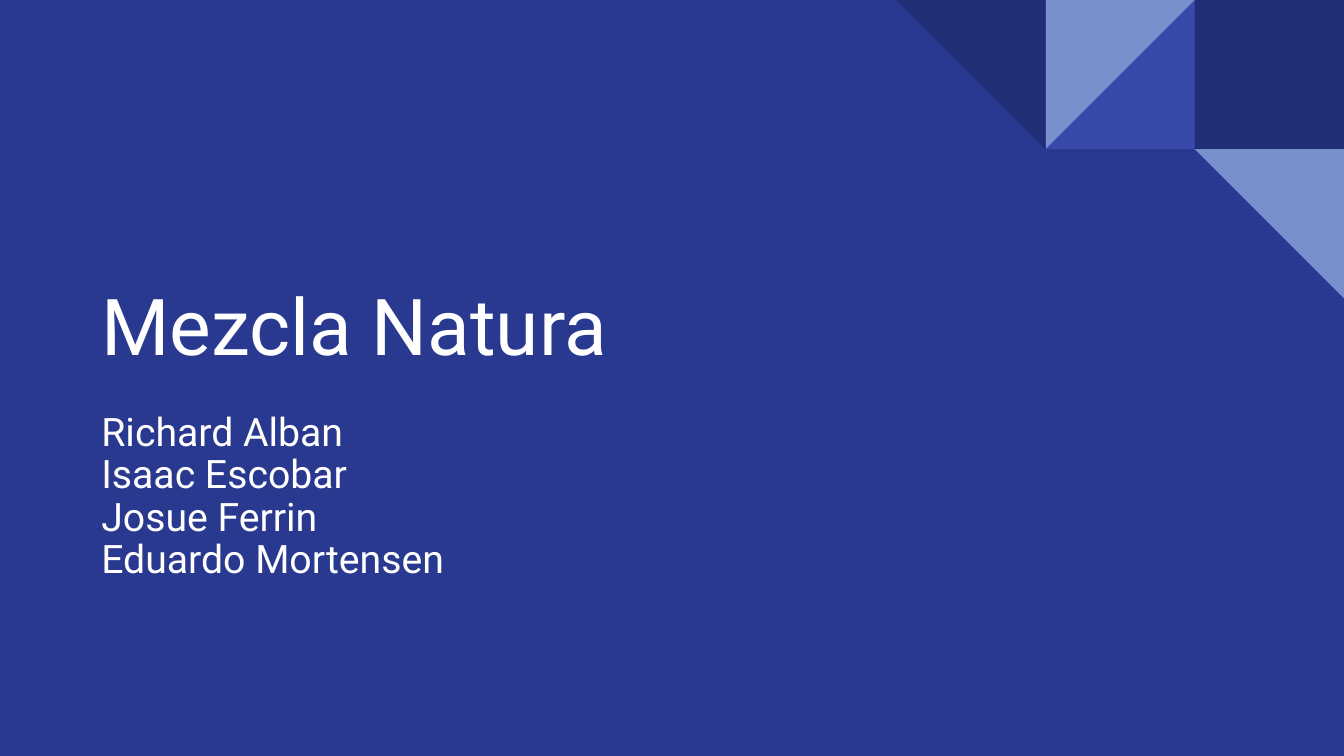
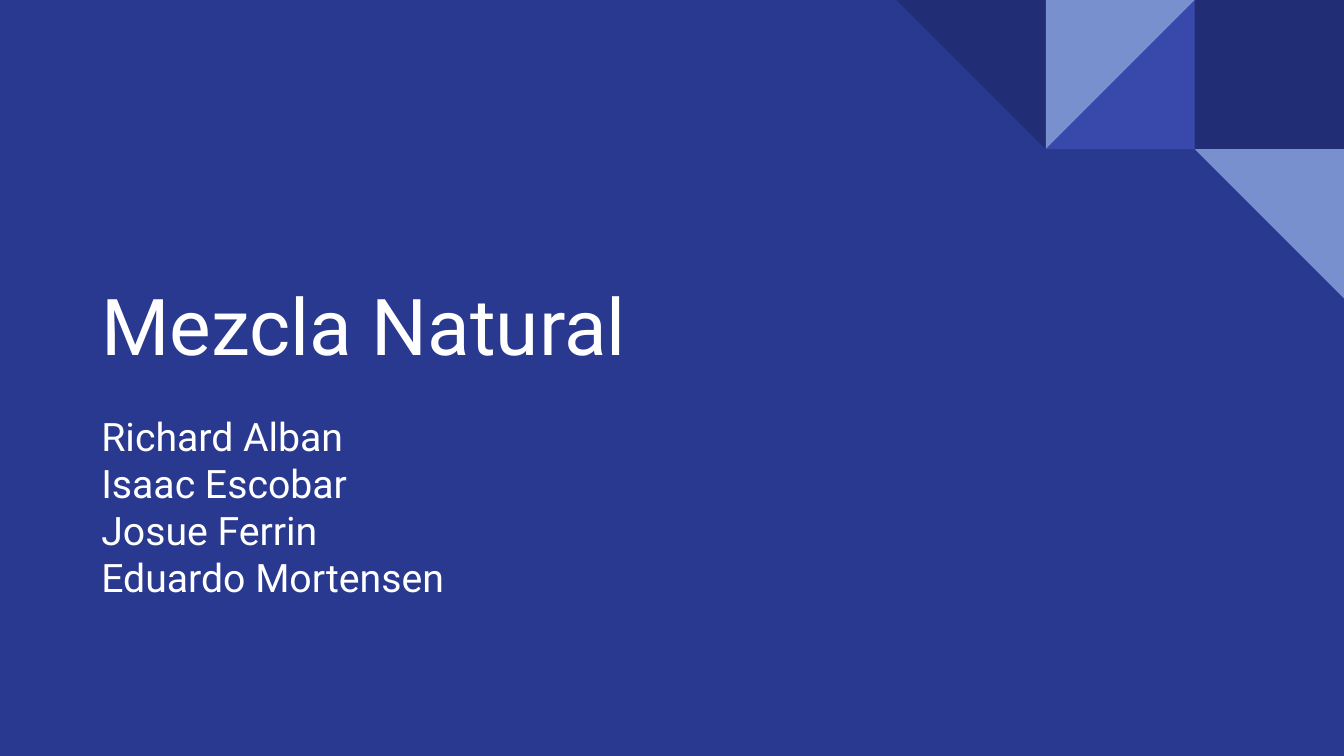
Before and after one commit to EDUARDOMORTENSEN/GRUPO_8_NRC_7166, a slide deck: slide 1 of 2Parcial/Exposicion/Presentación Exposición.pptx. Drawn at 1344x756 pixels with LibreOffice and Linux fonts; fonts in the diff are those of the drawing. Boxes give left, top, right and bottom in pixels: in the first picture for what was removed or moved away, otherwise in the second. Text is boxed around its words. In the diff, an @@ line names an element or a change of style, - is before the commit and + after.

```diff
--- a/2Parcial/Exposicion/Presentación Exposición.pptx
+++ b/2Parcial/Exposicion/Presentación Exposición.pptx
@@ title at [101,296,626,356]: text changed @@
-Mezcla Natura
+Mezcla Natural
@@ subtitle "Richard Alban" at [101,421,444,593]: line spacing 0.9 to 1 @@
```
Also in this commit, not shown: 1 other file.
